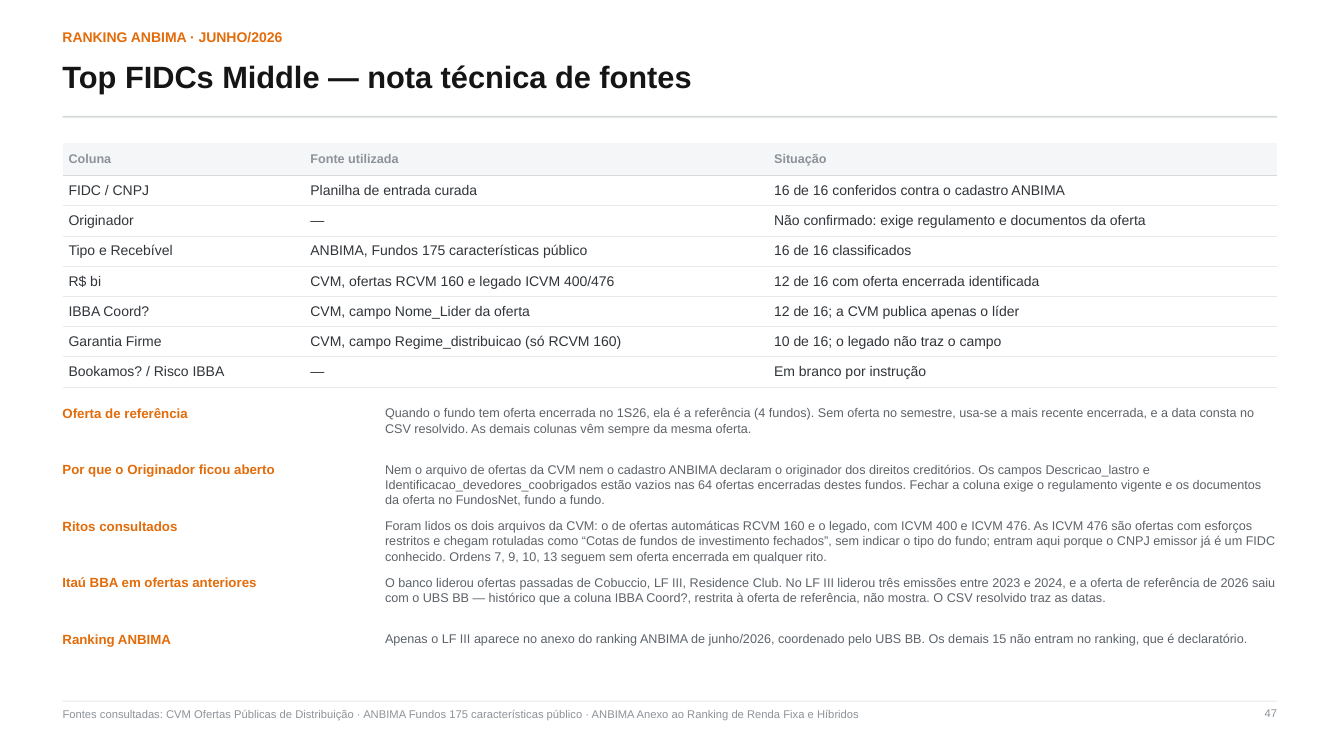
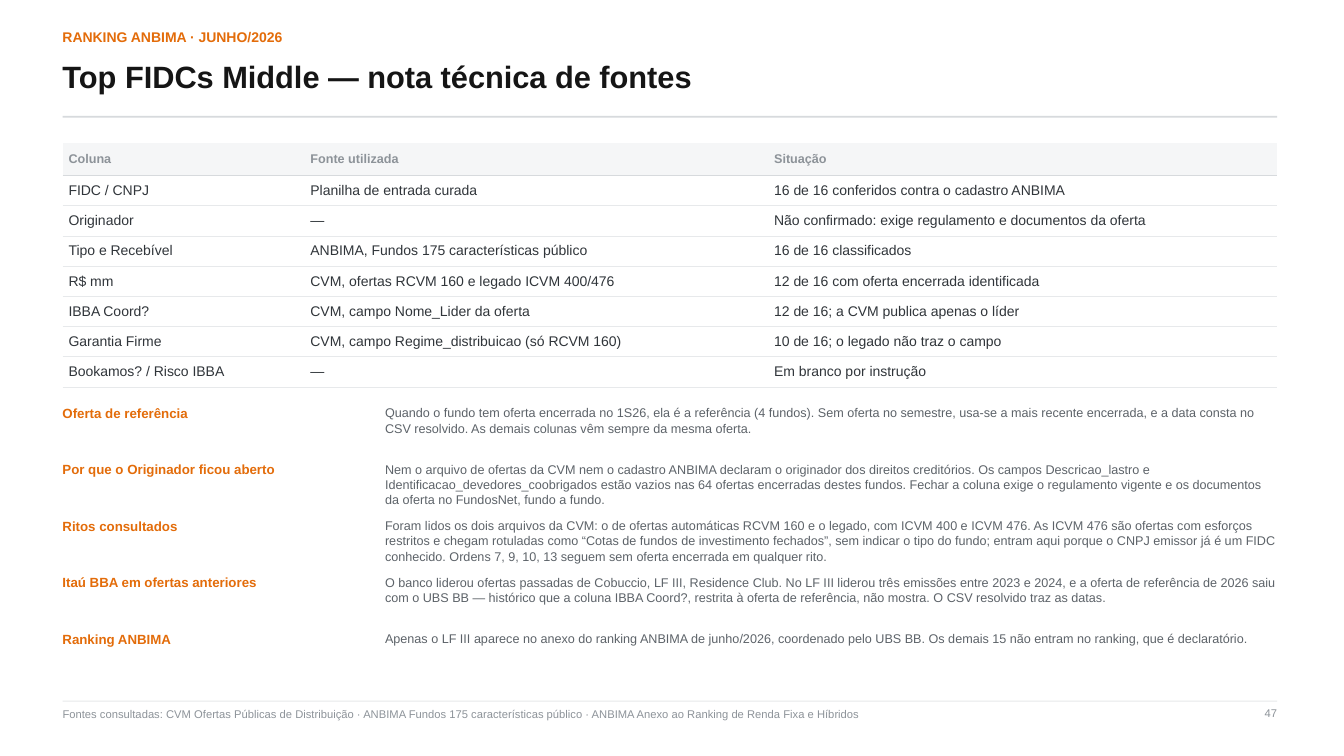
Before and after one commit to abalroar/fidc, a slide deck: slide 48 of outputs/deck_unificado/Panorama_FIDCs_com_Ranking_ANBIMA.pptx. Drawn at 1344x756 pixels with LibreOffice and Linux fonts; fonts in the diff are those of the drawing. Boxes give left, top, right and bottom in pixels: in the first picture for what was removed or moved away, otherwise in the second. Text is boxed around its words. In the diff, an @@ line names an element or a change of style, - is before the commit and + after.

```diff
--- a/outputs/deck_unificado/Panorama_FIDCs_com_Ranking_ANBIMA.pptx
+++ b/outputs/deck_unificado/Panorama_FIDCs_com_Ranking_ANBIMA.pptx
@@ table at (63,143,1277,387) @@
-row 5, column 1: R$ bi
+row 5, column 1: R$ mm
```
Also in this commit, not shown: 2 other slides changed, 11 other files.
